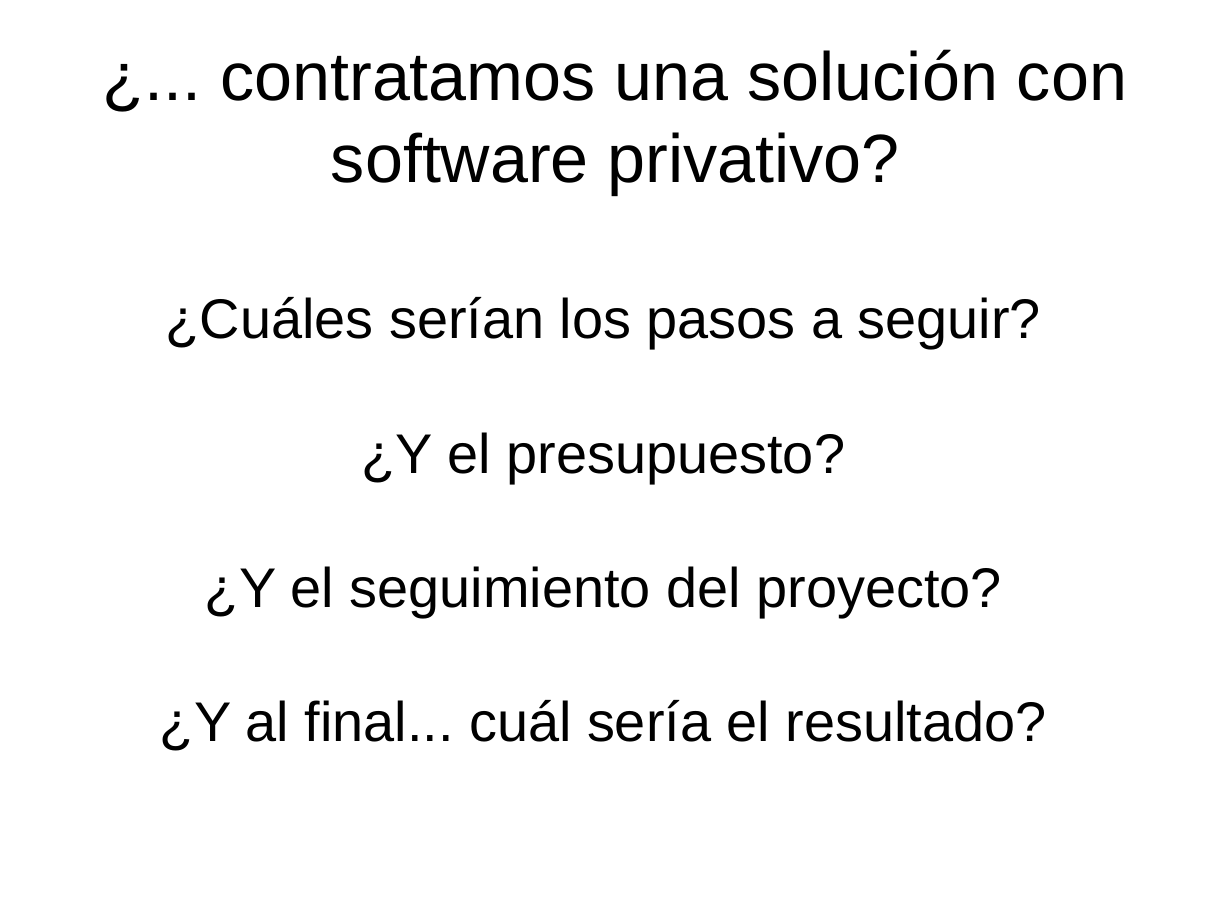
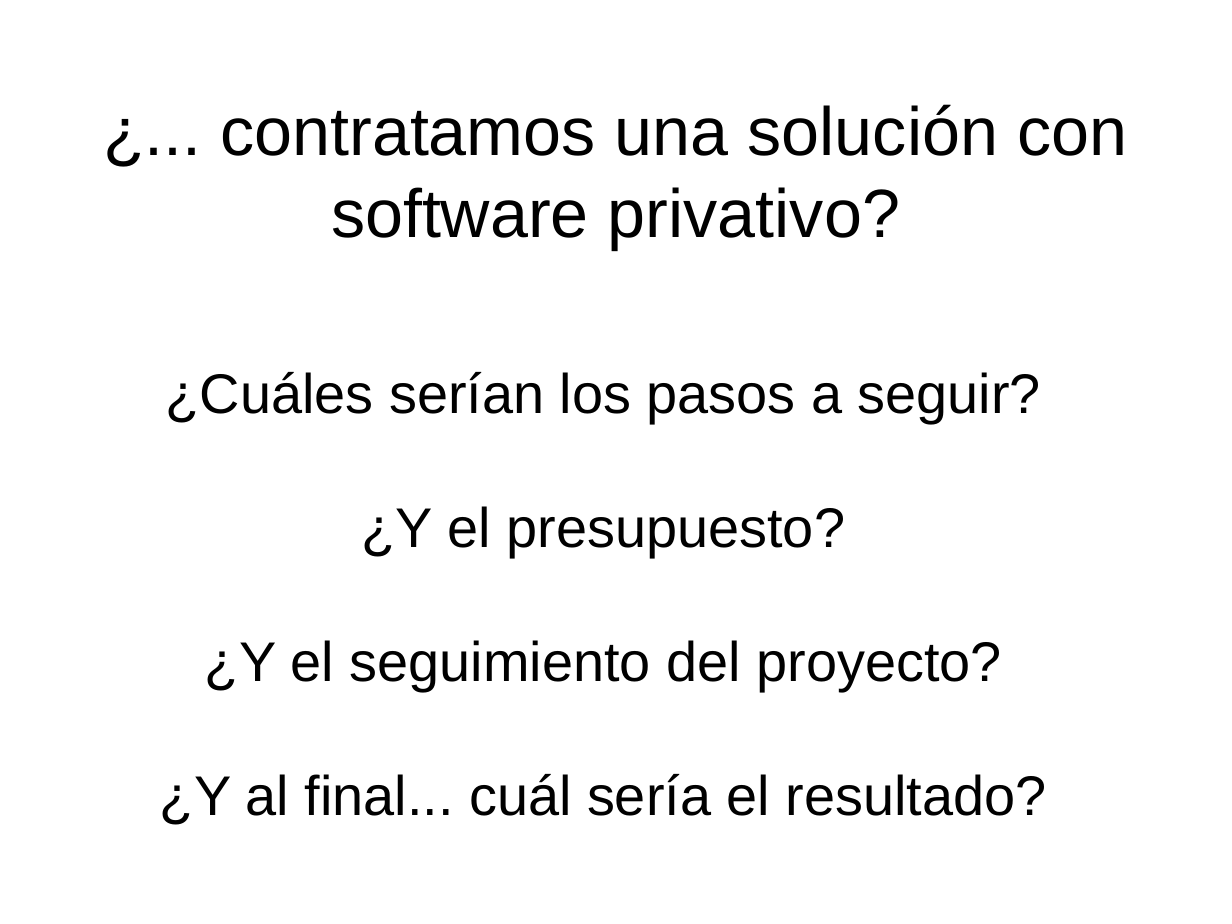
Before and after one commit to opensas/floss-demo, a slide deck: slide 13 of docs/TallerSL.odp (slide 8 before the commit). Drawn at 1232x924 pixels with LibreOffice and Linux fonts; fonts in the diff are those of the drawing. Boxes give left, top, right and bottom in pixels: in the first picture for what was removed or moved away, otherwise in the second. Text is boxed around its words. In the diff, an @@ line names an element or a change of style, - is before the commit and + after.

```diff
--- a/docs/TallerSL.odp
+++ b/docs/TallerSL.odp
@@ title "¿... contratamos una solución con ...": place and size @@
-title "¿... contratamos una solución con ..." at [220,49,1127,194]
+title "¿... contratamos una solución con ..." at [220,104,1127,250]
@@ subtitle "¿Cuáles serían los pasos a ...": place and size @@
-subtitle "¿Cuáles serían los pasos a ..." at [160,297,1047,751]
+subtitle "¿Cuáles serían los pasos a ..." at [160,372,1047,825]
```
Also in this commit, not shown: 6 other slides changed, 12 slides added, 2 other files.
